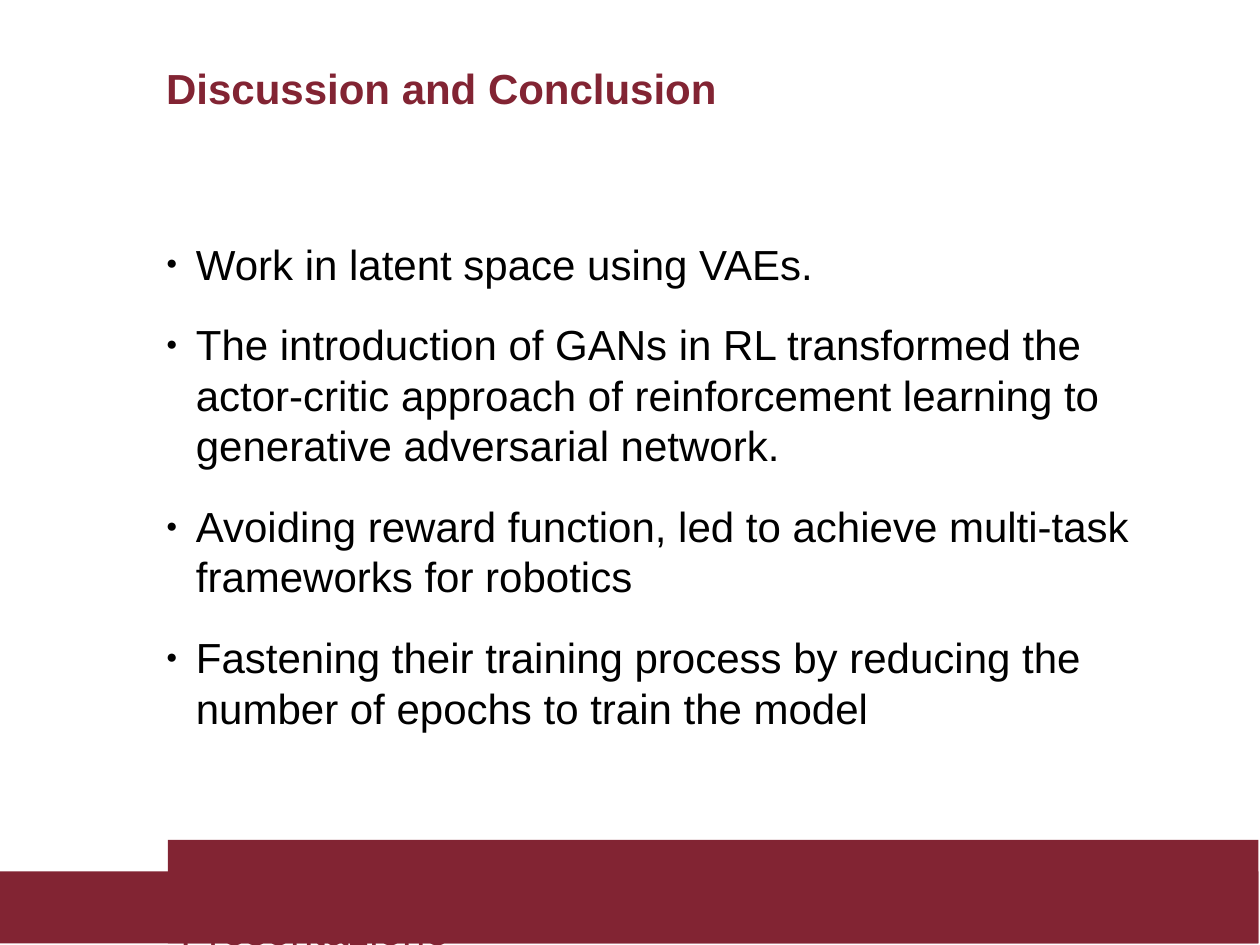
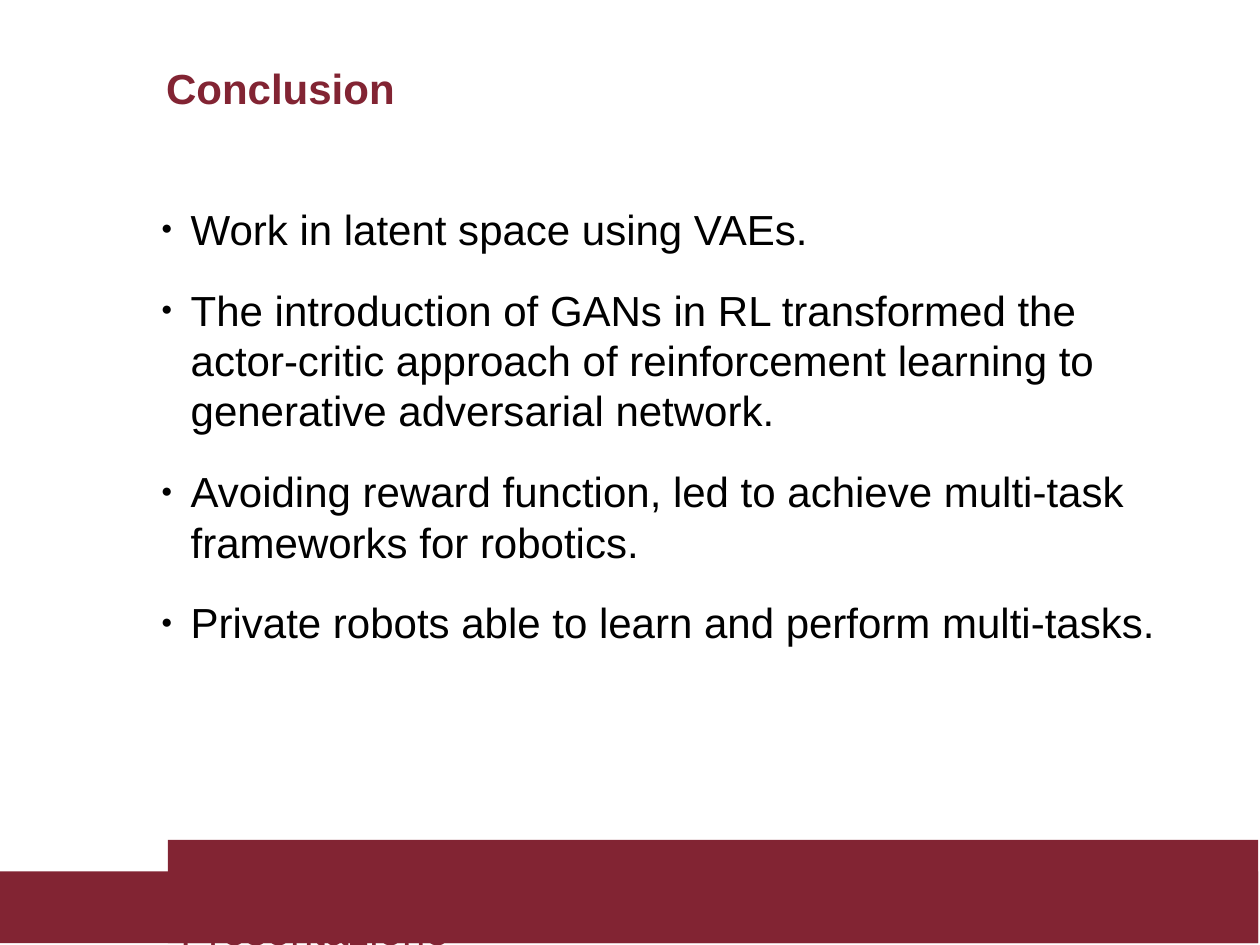
Before and after one commit to milad88/Generative_models_thesis, a slide deck: slide 16 of Milad_kiwan_presentation.ppt (slide 17 before the commit). Drawn at 1260x945 pixels with LibreOffice and Linux fonts; fonts in the diff are those of the drawing. Boxes give left, top, right and bottom in pixels: in the first picture for what was removed or moved away, otherwise in the second. Text is boxed around its words. In the diff, an @@ line names an element or a change of style, - is before the commit and + after.

```diff
--- a/Milad_kiwan_presentation.ppt
+++ b/Milad_kiwan_presentation.ppt
@@ title at [166,73,395,105]: text changed @@
-Discussion and Conclusion
+Conclusion
@@ text "Work in latent space using ...": place and size @@
-text "Work in latent space using ..." at [196,249,1129,732]
+text "Work in latent space using ..." at [191,214,1154,647]
@@ text at [191,214,1094,435]: indent changed @@
@@ text at [191,476,1154,647]: text changed @@
-● Avoiding reward function, led to achieve multi-task frameworks for robotics
-● Fastening their training process by reducing the number of epochs to train the model
+● Avoiding reward function, led to achieve multi-task frameworks for robotics.
+● Private robots able to learn and perform multi-tasks.
```
Also in this commit, not shown: 7 other slides changed, 1 slide added, 2 slides removed, 8 other files.
